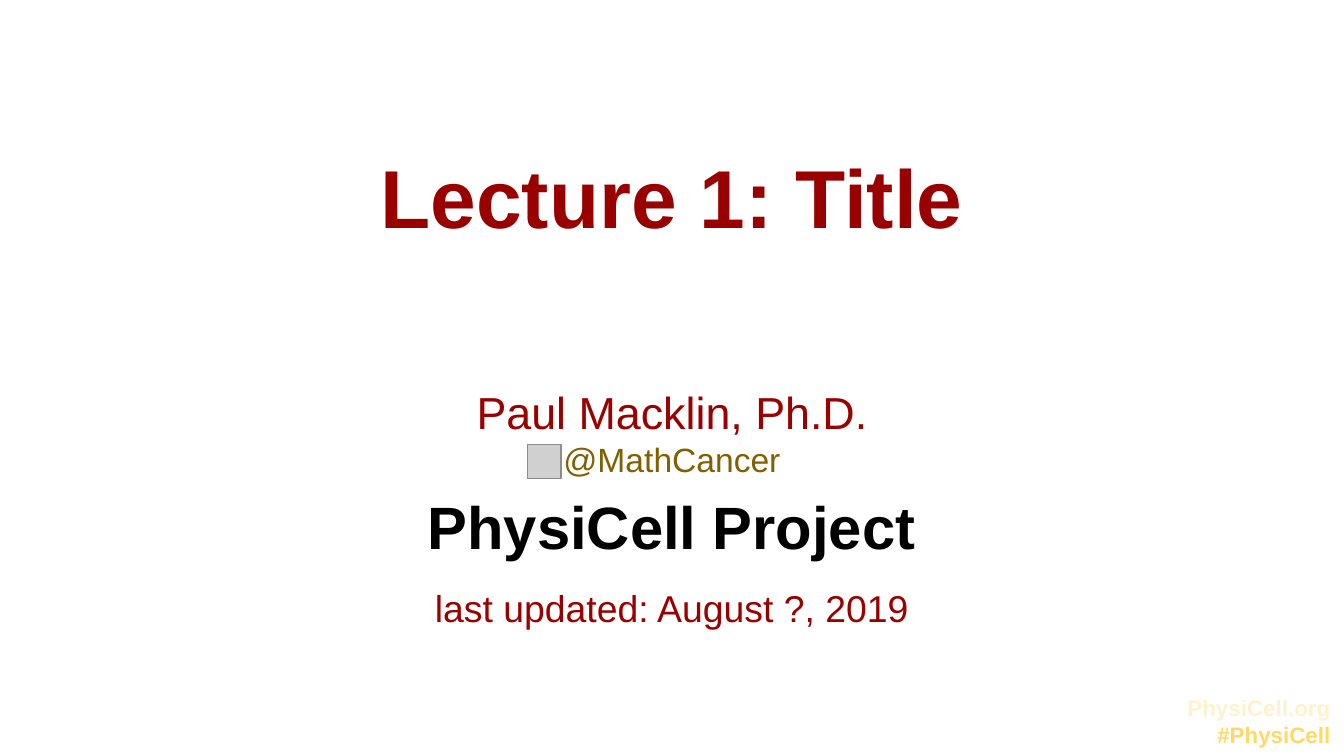
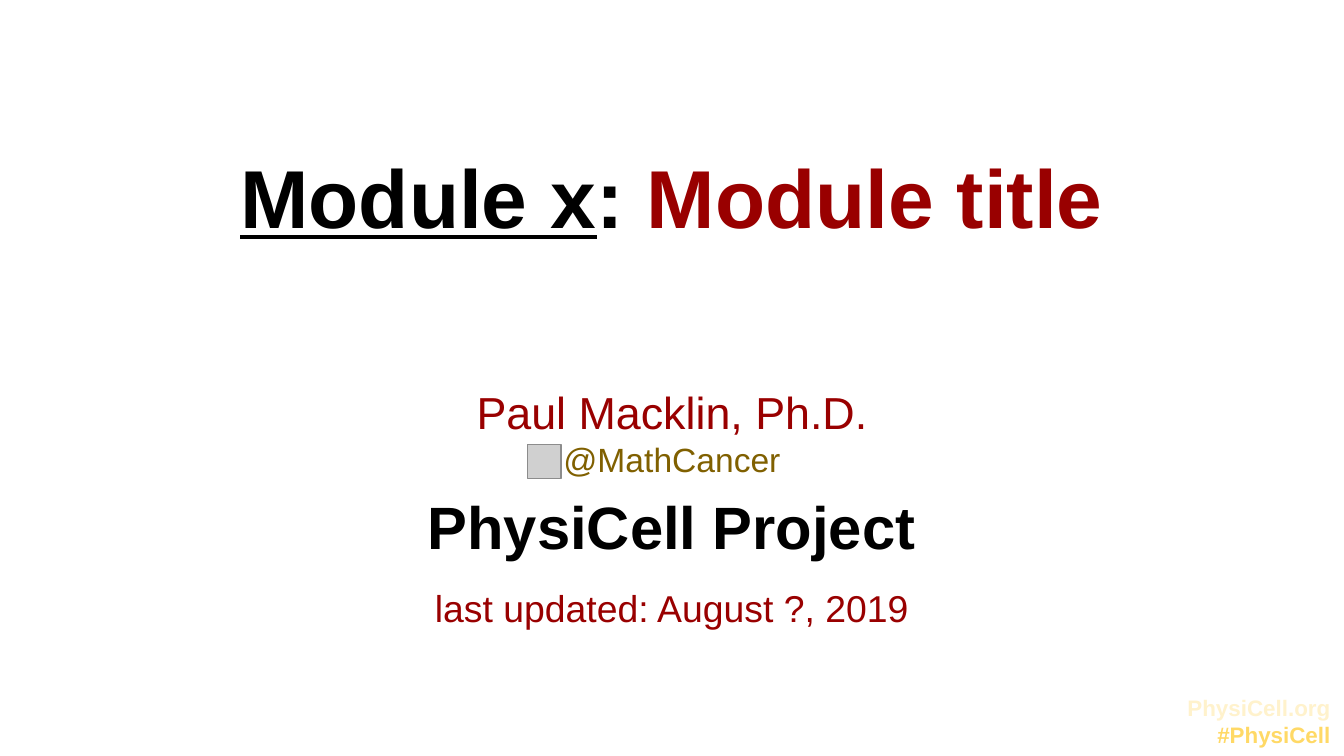
Before and after one commit to physicell-training/Presentation-Template, a slide deck: slide 1 of PhysiCell-template.pptx. Drawn at 1344x756 pixels with LibreOffice and Linux fonts; fonts in the diff are those of the drawing; grey boxes stand for pictures; background and template pictures are left out. Boxes give left, top, right and bottom in pixels: in the first picture for what was removed or moved away, otherwise in the second. Text is boxed around its words. In the diff, an @@ line names an element or a change of style, - is before the commit and + after.

```diff
--- a/PhysiCell-template.pptx
+++ b/PhysiCell-template.pptx
@@ title at (x1=240, y1=168, x2=1103, y2=239): text changed @@
-Lecture 1: Title
+Module x: Module title
```
